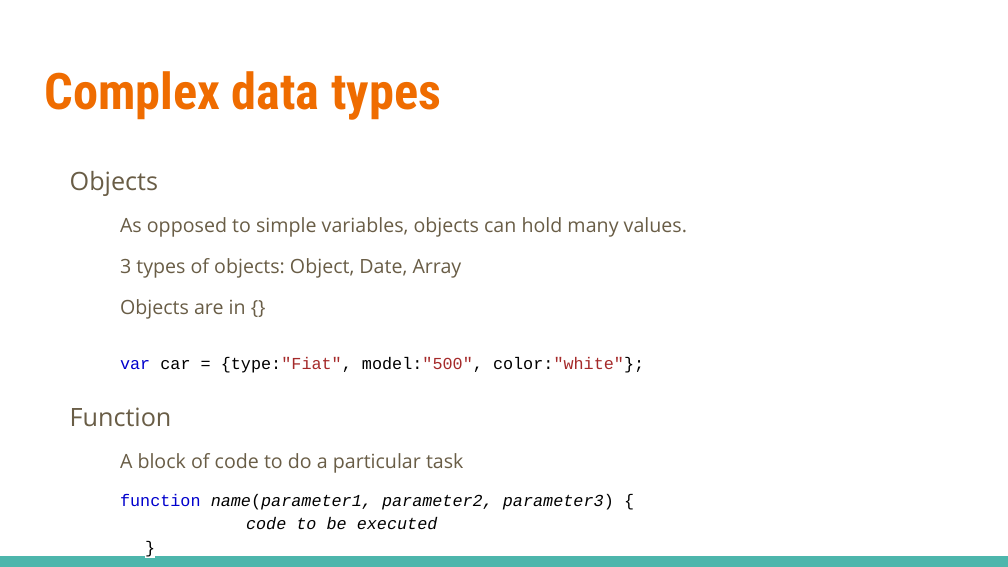
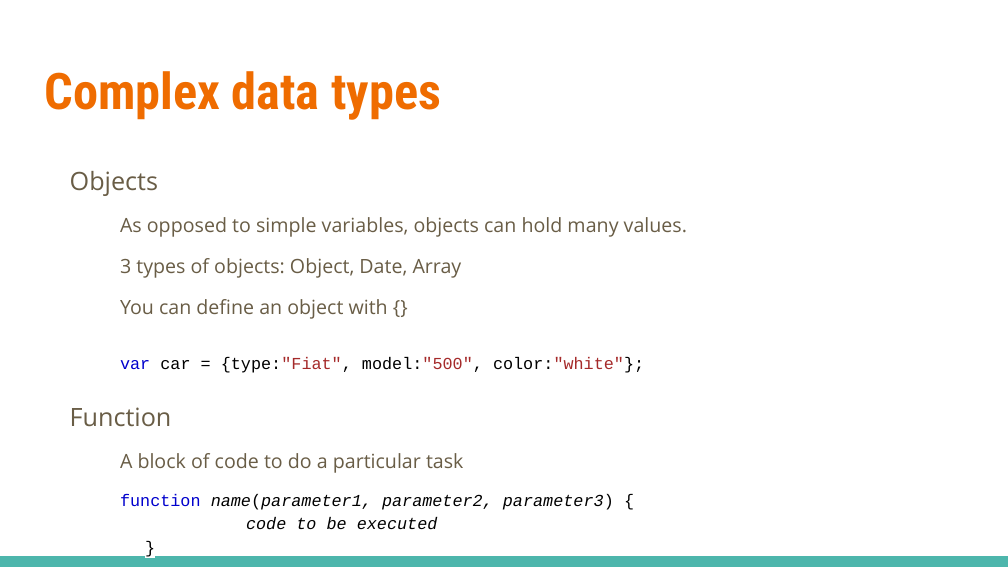
Before and after one commit to linkedin/high-school-trainee, a slide deck: slide 6 of Week_2/Lectures/2.1_JavaScript_Basics.pptx. Drawn at 1008x567 pixels with LibreOffice and Linux fonts; fonts in the diff are those of the drawing. Boxes give left, top, right and bottom in pixels: in the first picture for what was removed or moved away, otherwise in the second. Text is boxed around its words. In the diff, an @@ line names an element or a change of style, - is before the commit and + after.

```diff
--- a/Week_2/Lectures/2.1_JavaScript_Basics.pptx
+++ b/Week_2/Lectures/2.1_JavaScript_Basics.pptx
@@ text at (x1=120, y1=299, x2=388, y2=319): text changed @@
-  Objects are in {}
+  You can define an object with {}
```
Also in this commit, not shown: 12 other slides changed, 1 slide removed, 1 other file.
